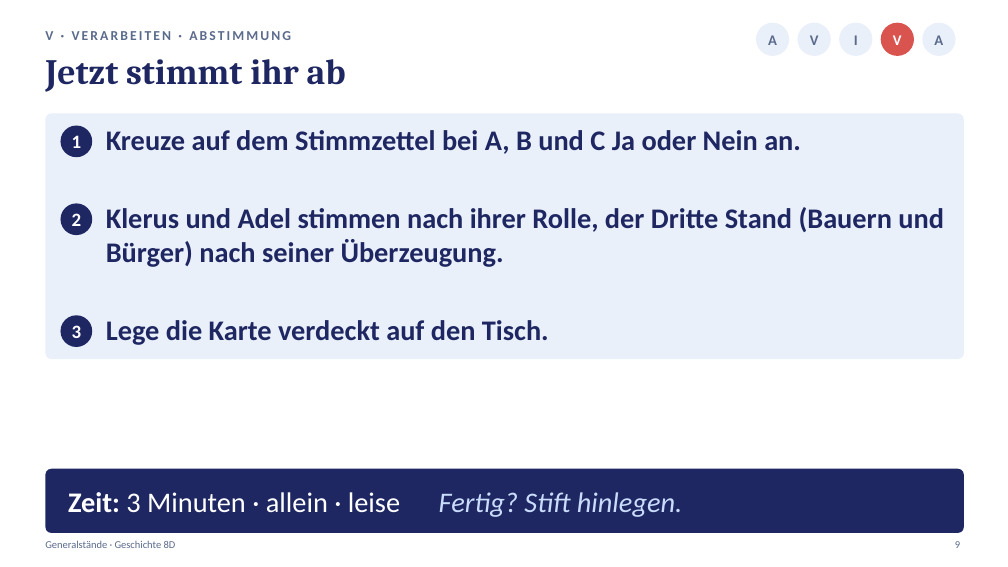
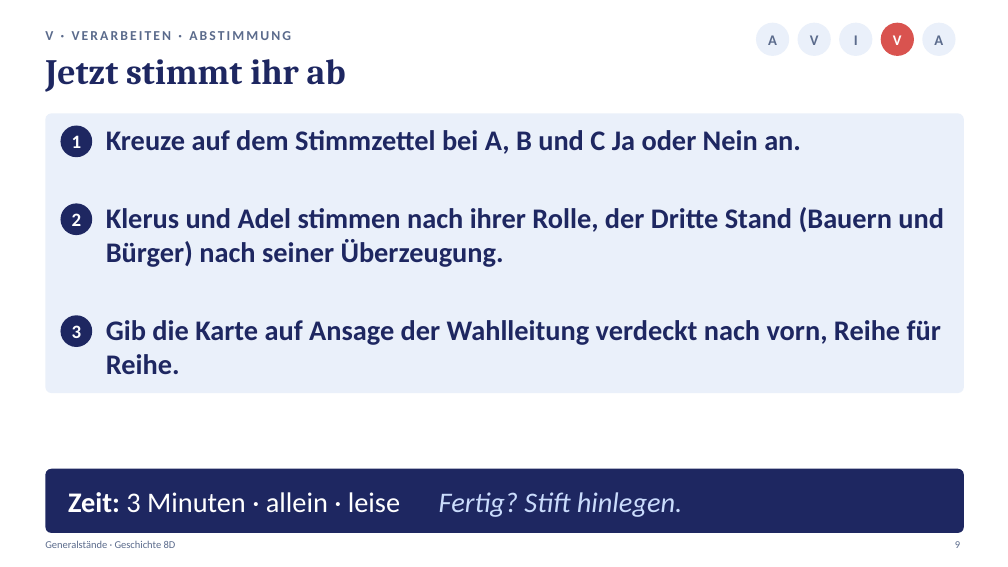
Before and after one commit to golzkonstantin-gif/Schule, a slide deck: slide 9 of Geschichte_8D/Generalstaende/Praesentation_Generalstaende_8D.pptx. Drawn at 1008x567 pixels with LibreOffice and Linux fonts; fonts in the diff are those of the drawing. Boxes give left, top, right and bottom in pixels: in the first picture for what was removed or moved away, otherwise in the second. Text is boxed around its words. In the diff, an @@ line names an element or a change of style, - is before the commit and + after.

```diff
--- a/Geschichte_8D/Generalstaende/Praesentation_Generalstaende_8D.pptx
+++ b/Geschichte_8D/Generalstaende/Praesentation_Generalstaende_8D.pptx
@@ rounded rectangle: place and size @@
-rounded rectangle at (45,113,964,359)
+rounded rectangle at (45,113,964,393)
@@ rounded rectangle at (45,113,964,393): proportions changed @@
@@ text at (106,320,941,374): text changed @@
-Lege die Karte verdeckt auf den Tisch.
+Gib die Karte auf Ansage der Wahlleitung verdeckt nach vorn, Reihe für Reihe.
```
Also in this commit, not shown: 4 other slides changed, 13 other files.
